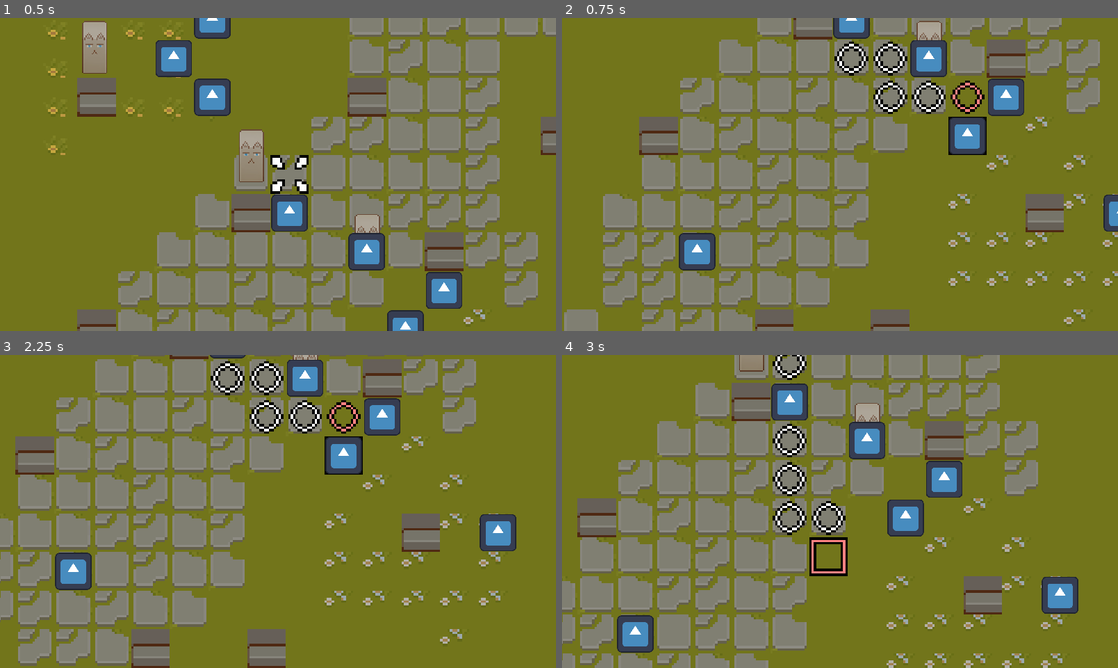
Above: before the commit, frames 1-4 (two rows, left to right).
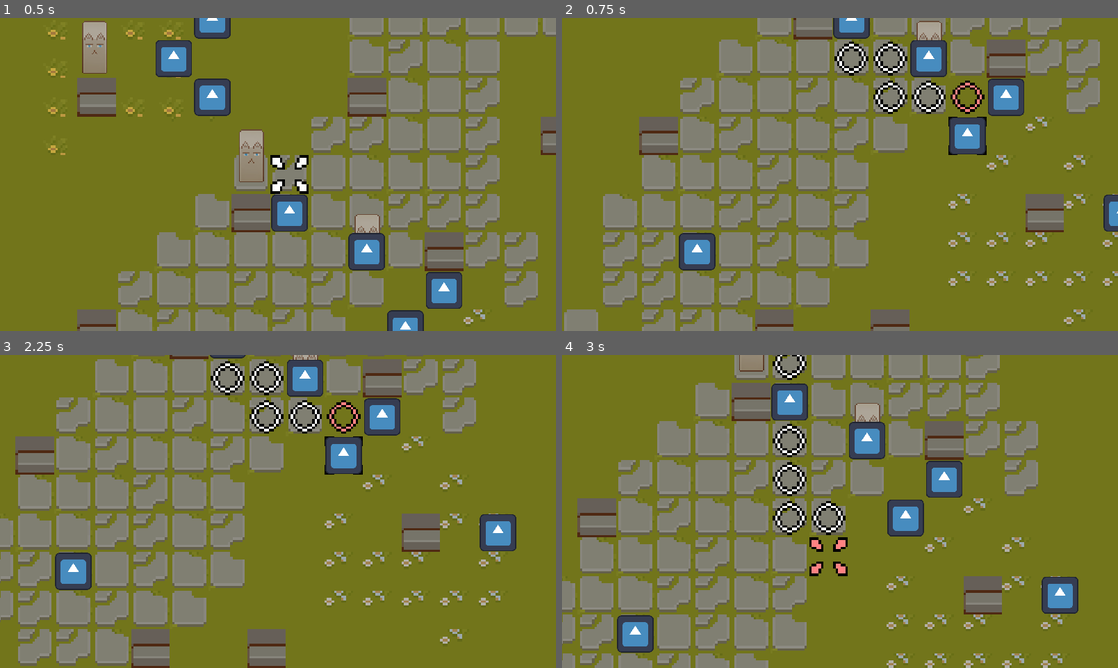
Above: after the commit, the same moments.

Repository: yuivan0352/godot-element-game
Game: Godot game, scene res://World.tscn
Same seed, same stepped clock (60 frames per second), same inputs: the game is played once before the commit and once after it. The engine's default icon, where the game draws it, is replaced by a stand-in: a white triangle on a blue panel in a dark square.
Inputs (mouse positions are in pixels of both pictures, inside the frame that each line leads up to):
- Up to frame 1 (0.5 s): no input
- Up to frame 2 (0.75 s): tap Enter at 0.5 s; move the mouse to (962, 158) at 0.52 s; hold S (cam_down) from 0.53 s (still down)
- Up to frame 3 (2.25 s): tap Space at 1.25 s; move the mouse to (166, 527) at 1.27 s; release S (cam_down) at 1.28 s; tap A (cam_left) at 1.35 s; tap Enter at 2 s; move the mouse to (333, 442) at 2.02 s; hold D (cam_right) from 2.03 s (still down)
- Up to frame 4 (3 s): tap Space at 2.75 s; move the mouse to (812, 574) at 2.77 s; release D (cam_right) at 2.78 s; tap W (cam_up) at 2.85 s

Frame 1 is identical in both runs. In frame 2, less than 0.1% of the frame differs, in the area x 69-77%, y 31-44%; in frame 3, less than 0.1%; in frame 4, 0.5%, in the area x 44-52%, y 58-71%.

Commit message:
Removed Script From Test Map Layer
Character collision affected by test map layer script, script removed

Diff:
--- a/World.tscn
+++ b/World.tscn
@@ -889,7 +889,6 @@
 position = Vector2(160, -255)
 tile_map_data = PackedByteArray("AAAAAAAAAAAAAAAAAAAAAAEAAAAIAAcAAAAAAAIAAAAIAAcAAAAAAAMAAAAIAAcAAAAAAAQAAAAAAAAAAAAAAA …(4016 unchanged characters)…
 tile_set = SubResource("TileSet_ivcak")
-script = ExtResource("5_tu08y")
 
 [node name="Layer1" type="TileMapLayer" parent="."]
 use_parent_material = true
Not shown: 4 places in World.tscn that only renumber resources
Not shown, changed: .gitignore
